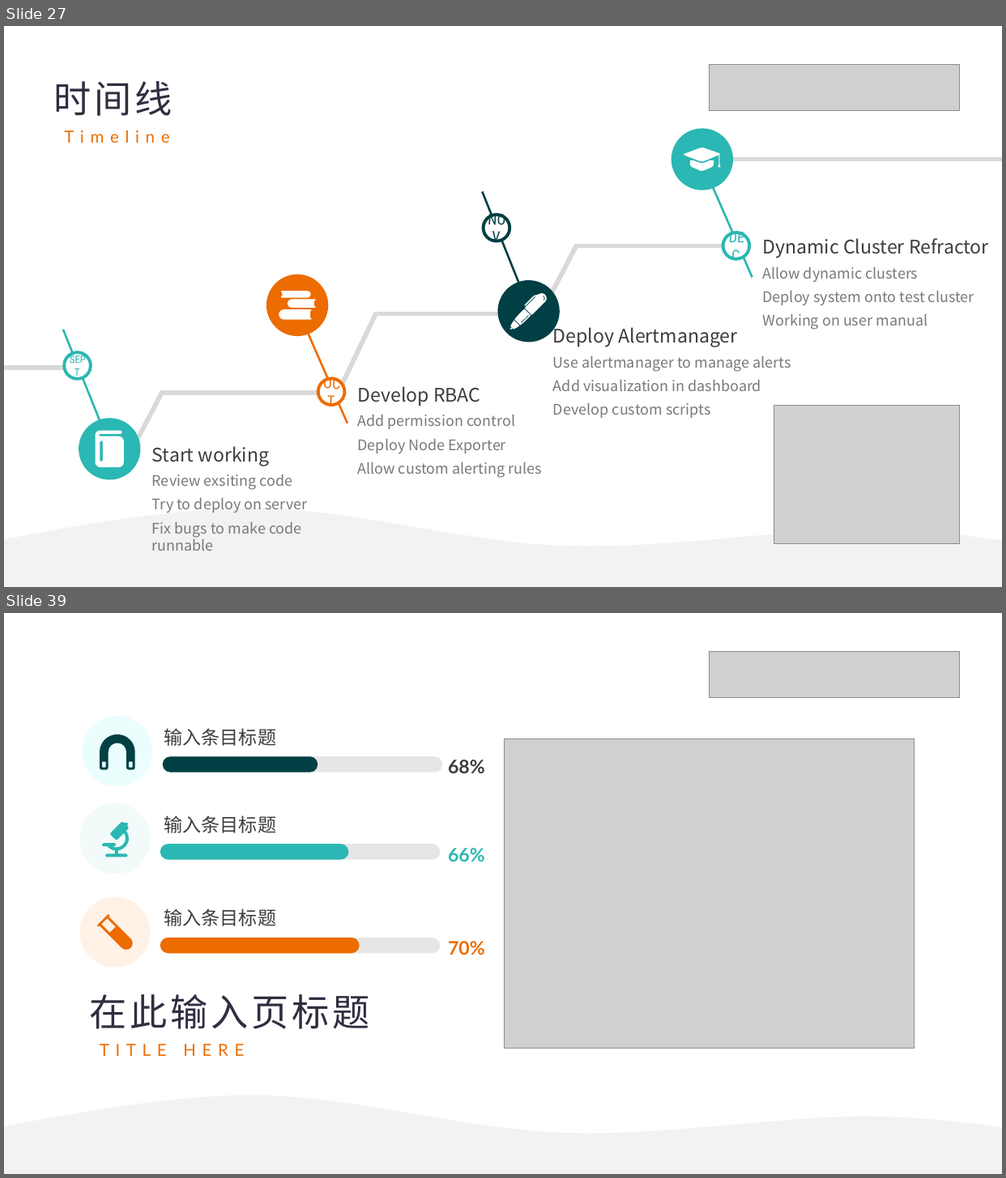
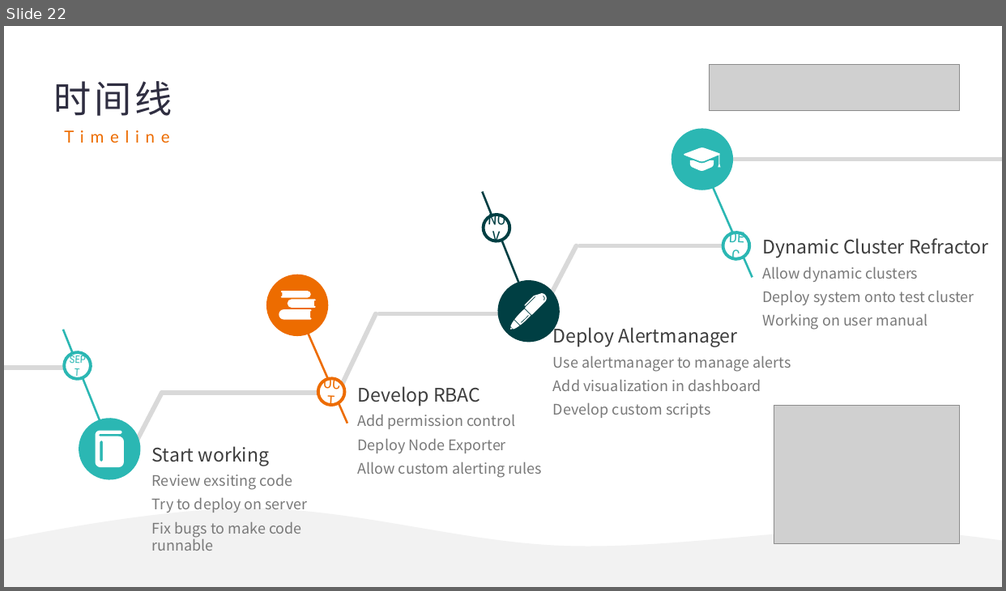
Before and after one commit to similar2/HPCAlertSystem, a slide deck: docs/HPC Monitor System Development.pptx. Shown one above the other, each under a label of ours: slides 27 and 39 before the commit, slide 22 after it; the slides between them are not shown. The pictures are 1006x1178 and 1006x591 pixels, drawn with LibreOffice and Linux fonts; fonts in the diff are those of the drawing; grey boxes stand for pictures. Boxes give left, top, right and bottom in pixels: in the first picture for what was removed or moved away, otherwise in the second. Text is boxed around its words. In the diff, an @@ line names an element or a change of style, - is before the commit and + after.

```diff
--- a/docs/HPC Monitor System Development.pptx
+++ b/docs/HPC Monitor System Development.pptx
@@ slide 39 removed at [4, 613, 1002, 1174], background #FFFFFF @@
@@ picture removed at [710, 651, 960, 697] @@
@@ ellipse removed at [82, 716, 152, 786] @@
@@ text removed at [164, 728, 277, 746] @@
-输入条目标题
@@ freeform shape removed at [100, 735, 135, 769] @@
@@ rounded rectangle removed at [163, 756, 443, 773] @@
@@ rounded rectangle removed at [163, 756, 317, 773] @@
@@ picture removed at [505, 739, 915, 1048] @@
@@ text removed at [448, 760, 485, 773] @@
-68%
@@ ellipse removed at [79, 803, 150, 874] @@
@@ freeform shape removed at [102, 822, 129, 857] @@
@@ text removed at [164, 815, 277, 833] @@
-输入条目标题
@@ rounded rectangle removed at [160, 845, 441, 860] @@
@@ rounded rectangle removed at [160, 845, 349, 860] @@
@@ text removed at [448, 848, 485, 862] @@
-66%
@@ ellipse removed at [79, 897, 150, 967] @@
@@ freeform shape removed at [97, 914, 132, 950] @@
@@ text removed at [164, 909, 277, 926] @@
-输入条目标题
@@ rounded rectangle removed at [160, 938, 441, 954] @@
@@ rounded rectangle removed at [160, 938, 360, 954] @@
@@ text removed at [448, 941, 485, 956] @@
-70%
@@ text removed at [89, 995, 369, 1056] @@
-在此输入页标题
-TITLE HERE
@@ freeform shape removed at [4, 1096, 1002, 1174] @@
@@ what was slide 27 is now slide 22 @@
```
Also in this commit, not shown: 15 slides changed, 2 slides added, 18 other slides removed.
